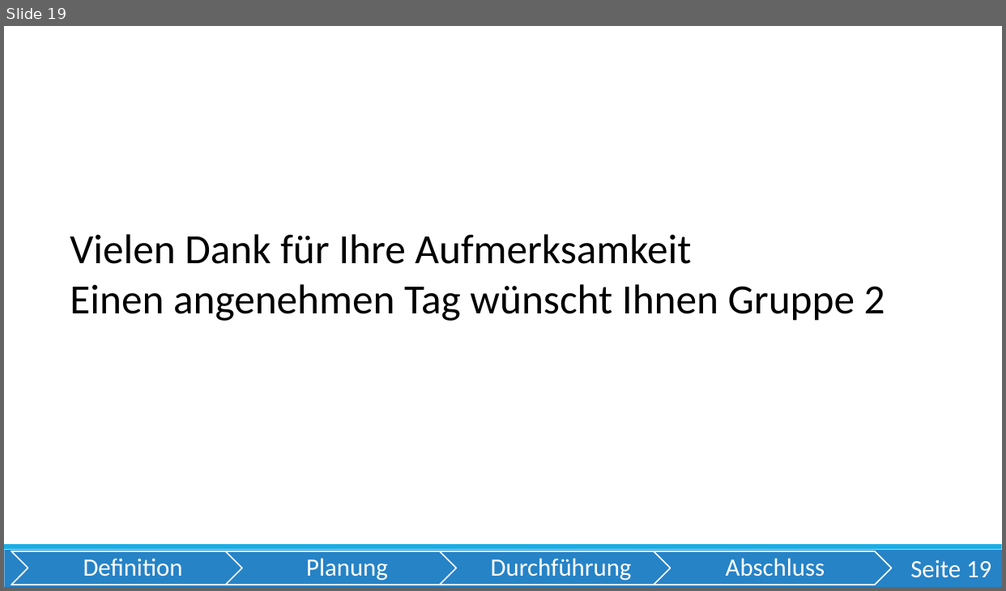
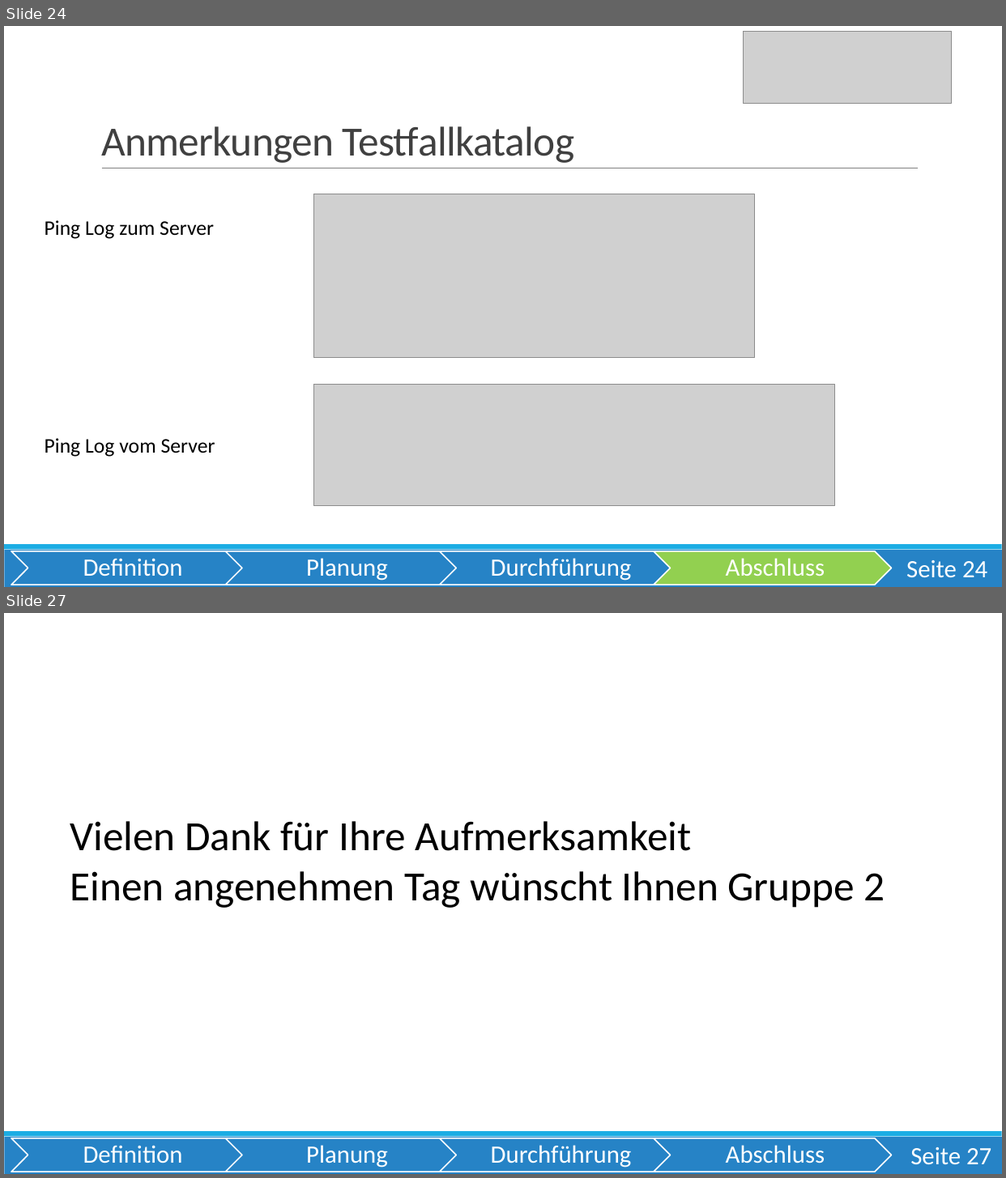
Before and after one commit to OberstufenprojektVOIP/OSP_VOIP, a slide deck: Pr-sentation/Präsentation VoIP Echt.pptx. Shown one above the other, each under a label of ours: slide 19 before the commit, slides 24 and 27 after it; the slides between them are not shown. The pictures are 1006x591 and 1006x1178 pixels, drawn with LibreOffice and Linux fonts; fonts in the diff are those of the drawing; grey boxes stand for pictures. Boxes give left, top, right and bottom in pixels: in the first picture for what was removed or moved away, otherwise in the second. Text is boxed around its words. In the diff, an @@ line names an element or a change of style, - is before the commit and + after.

```diff
--- a/Pr-sentation/Präsentation VoIP Echt.pptx
+++ b/Pr-sentation/Präsentation VoIP Echt.pptx
@@ slide 24 added at [4,26,1002,587], background #FFFFFF; not listed: 2 template elements that a slide beside it also shows @@
@@ picture added at [744,31,952,104] @@
@@ title added at [101,126,574,163], 40 pt, text #404040 @@
+Anmerkungen Testfallkatalog
@@ line added from (102, 169) to (918, 169), #808080 0.5 pt @@
@@ picture added at [314,194,755,358] @@
@@ text added at [44,220,214,239], 20 pt, text #000000 @@
+Ping Log zum Server
@@ picture added at [314,385,835,506] @@
@@ text added at [44,438,215,457], 20 pt, text #000000 @@
+Ping Log vom Server
@@ group added at [11,552,892,585]: 4 chevrons, 4 texts @@
+Definition
+Planung
+Durchführung
+Abschluss
@@ page number added at [906,561,987,578], 24 pt, text #FFFFFF @@
+Seite 24
@@ what was slide 19 is now slide 27 @@
@@ page number at [910,1148,991,1165]: text changed @@
-Seite 19
+Seite 27
```
Also in this commit, not shown: 13 slides changed, 10 other slides added, 3 slides removed.
